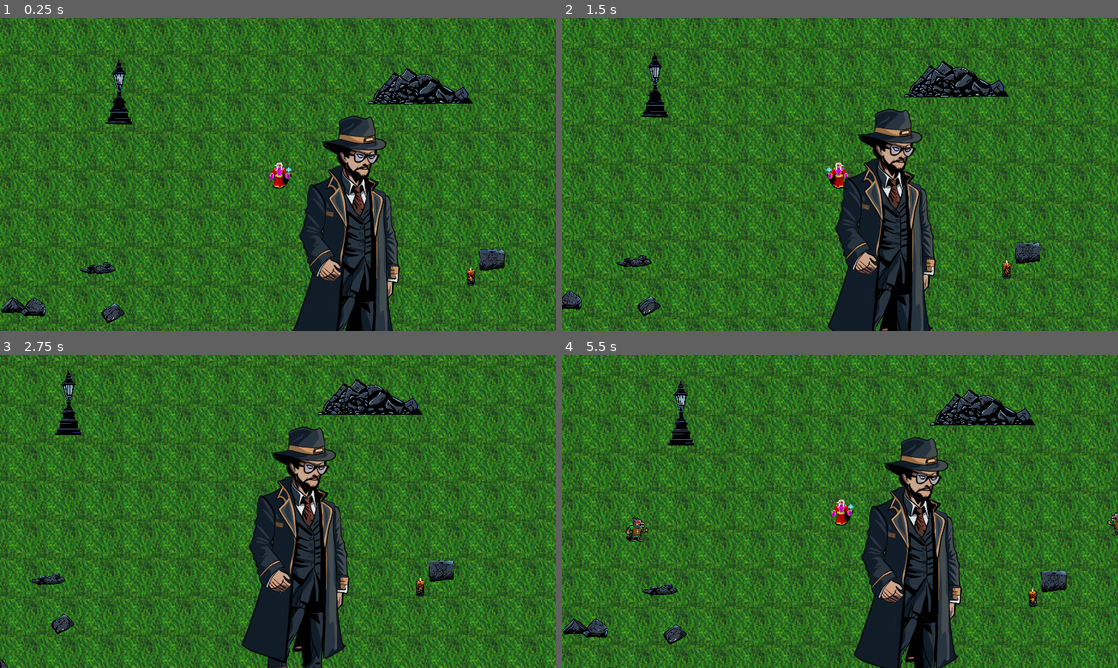
Above: before the commit, frames 1-4 (two rows, left to right).
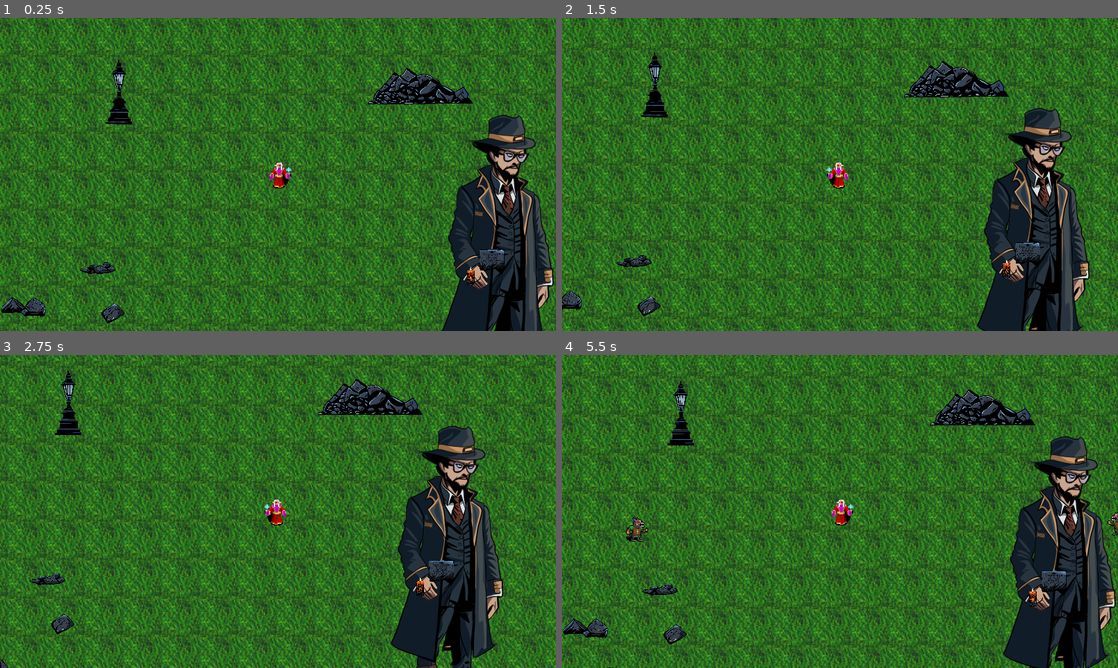
Above: after the commit, the same moments.

Repository: AGH-Code-Industry/monstrous-tide
Game: Godot game, scene res://Assets/World/world.tscn
Two runs of this game, one before a commit and one after it. Both use one fixed random seed, a clock stepped at 60 frames per second and the inputs below.
Inputs:
- Up to frame 1 (0.25 s): no input
- Up to frame 2 (1.5 s): tap Enter at 0.5 s; hold D (right) 0.53-1.28 s; hold S (down) from 1.28 s (still down)
- Up to frame 3 (2.75 s): release S (down) at 2.03 s; hold D (right) from 2.03 s (still down)
- Up to frame 4 (5.5 s): release D (right) at 2.78 s; hold W (up) 2.78-3.53 s; hold A (left) 3.53-5.03 s; hold S (down) from 5.03 s (still down)

The runs differ from the first frame. In frame 1, 18% of the frame differs, in the area x 52-100%, y 30-100%; in frame 2, 19%; in frame 3, 20%, in the area x 43-91%, y 22-100%; in frame 4, 20%.

Commit message:
Animation fixes

Diff:
--- a/Assets/Player/player.tscn
+++ b/Assets/Player/player.tscn
@@ -140,11 +140,23 @@
 "update": 0,
 "values": [-0.928585]
 }
+tracks/11/type = "value"
+tracks/11/imported = false
+tracks/11/enabled = true
+tracks/11/path = NodePath("Skeleton2D/Hip:position")
+tracks/11/interp = 1
+tracks/11/loop_wrap = true
+tracks/11/keys = {
+"times": PackedFloat32Array(0),
+"transitions": PackedFloat32Array(1),
+"update": 0,
+"values": [Vector2(808, 40)]
+}
 
 [sub_resource type="Animation" id="Animation_t58qq"]
 resource_name = "Walk"
 length = 6.0
-loop_mode = 1
+loop_mode = 2
 tracks/0/type = "value"
 tracks/0/imported = false
 tracks/0/enabled = true
@@ -372,6 +384,18 @@
 "transitions": PackedFloat32Array(1, 1, 1),
 "update": 0,
 "values": [-0.928585, -1.0472, -0.928585]
+}
+tracks/19/type = "value"
+tracks/19/imported = false
+tracks/19/enabled = true
+tracks/19/path = NodePath("Skeleton2D/Hip:position")
+tracks/19/interp = 1
+tracks/19/loop_wrap = true
+tracks/19/keys = {
+"times": PackedFloat32Array(0, 5.9),
+"transitions": PackedFloat32Array(1, 1),
+"update": 0,
+"values": [Vector2(608, 40), Vector2(912, 40)]
 }
 
 [sub_resource type="AnimationLibrary" id="AnimationLibrary_qa4wg"]
@@ -534,11 +558,10 @@
 internal_vertex_count = 4
 
 [node name="Skeleton2D" type="Skeleton2D" parent="."]
-visible = false
 position = Vector2(-528, 88)
 
 [node name="Hip" type="Bone2D" parent="Skeleton2D"]
-position = Vector2(636, 41)
+position = Vector2(808, 40)
 rotation = 1.54694
 scale = Vector2(1, 1.01538)
 rest = Transform2D(0.0238499, 0.999716, -1.01509, 0.0242167, 636, 41)
@@ -546,7 +569,6 @@
 [node name="Chest" type="Bone2D" parent="Skeleton2D/Hip"]
 position = Vector2(-17.0202, 0.583267)
 rotation = -3.12702
-scale = Vector2(1, 1)
 rest = Transform2D(-0.999894, -0.0145689, 0.0145689, -0.999894, -20.0182, 0.514832)
 
 [node name="Neck" type="Bone2D" parent="Skeleton2D/Hip/Chest"]
@@ -558,49 +580,43 @@
 [node name="Jaw" type="Bone2D" parent="Skeleton2D/Hip/Chest/Neck"]
 position = Vector2(17.7698, -6.12195)
 rotation = 0.392314
-scale = Vector2(1, 1)
 rest = Transform2D(0.924027, 0.382328, -0.382328, 0.924027, 17.7698, -6.12195)
 
 [node name="Head" type="Bone2D" parent="Skeleton2D/Hip/Chest/Neck/Jaw"]
 position = Vector2(18.6641, -0.00805664)
 rotation = -0.471935
-scale = Vector2(1, 1)
 rest = Transform2D(0.89069, -0.454611, 0.454611, 0.89069, 18.6641, -0.00805664)
 
-[node name="Arm_Right" type="Bone2D" parent="Skeleton2D/Hip/Chest/Neck"]
-position = Vector2(-8.1466, -53.6217)
-rotation = -2.83419
-scale = Vector2(1, 1)
-rest = Transform2D(-0.940756, -0.339084, 0.339084, -0.940756, -12.2673, -52.8106)
-
-[node name="Arrm_R" type="Bone2D" parent="Skeleton2D/Hip/Chest/Neck/Arm_Right"]
-position = Vector2(75.6503, -11.0855)
-rotation = -0.906536
-scale = Vector2(1, 1)
-rest = Transform2D(0.672717, -0.7399, 0.7399, 0.672717, 75.6503, -11.0855)
-
-[node name="Hend_Right" type="Bone2D" parent="Skeleton2D/Hip/Chest/Neck/Arm_Right/Arrm_R"]
-position = Vector2(66.0551, -10.6957)
-rotation = -0.637596
-scale = Vector2(1, 1)
-rest = Transform2D(0.871436, -0.490509, 0.490509, 0.871436, 66.0551, -10.6957)
-
 [node name="Arm_Left" type="Bone2D" parent="Skeleton2D/Hip/Chest/Neck"]
-position = Vector2(-15.2552, 62.8243)
-rotation = 2.55142
+position = Vector2(-16.1818, 62.6644)
+rotation = 2.4863
 scale = Vector2(1, 1)
 rest = Transform2D(-0.79287, 0.609391, -0.609391, -0.79287, -16.1818, 62.6644)
 
 [node name="Arm_L" type="Bone2D" parent="Skeleton2D/Hip/Chest/Neck/Arm_Left"]
-position = Vector2(58.9125, 17.706)
-rotation = 0.0647563
+position = Vector2(63.7005, 19.041)
 rest = Transform2D(1, 0, 0, 1, 63.7005, 19.041)
 
 [node name="Hend_Left" type="Bone2D" parent="Skeleton2D/Hip/Chest/Neck/Arm_Left/Arm_L"]
 position = Vector2(63.9507, 20.2573)
 rotation = 0.912659
+rest = Transform2D(0.611644, 0.791133, -0.791133, 0.611644, 63.9507, 20.2573)
+
+[node name="Arm_Right" type="Bone2D" parent="Skeleton2D/Hip/Chest/Neck"]
+position = Vector2(-12.2673, -52.8106)
+rotation = -2.79565
 scale = Vector2(1, 1)
-rest = Transform2D(0.611644, 0.791133, -0.791133, 0.611644, 63.9507, 20.2573)
+rest = Transform2D(-0.940756, -0.339084, 0.339084, -0.940756, -12.2673, -52.8106)
+
+[node name="Arrm_R" type="Bone2D" parent="Skeleton2D/Hip/Chest/Neck/Arm_Right"]
+position = Vector2(75.6503, -11.0855)
+rotation = -0.832922
+rest = Transform2D(0.672717, -0.7399, 0.7399, 0.672717, 75.6503, -11.0855)
+
+[node name="Hend_Right" type="Bone2D" parent="Skeleton2D/Hip/Chest/Neck/Arm_Right/Arrm_R"]
+position = Vector2(66.0551, -10.6957)
+rotation = -0.512674
+rest = Transform2D(0.871436, -0.490509, 0.490509, 0.871436, 66.0551, -10.6957)
 
 [node name="Leg_Right" type="Bone2D" parent="Skeleton2D/Hip"]
 position = Vector2(29.9418, 44.0494)
@@ -622,13 +638,11 @@
 
 [node name="Knee_Left" type="Bone2D" parent="Skeleton2D/Hip/Leg_Left"]
 position = Vector2(71.7887, 9.56769)
-scale = Vector2(1, 1)
 rest = Transform2D(1, 0, 0, 1, 71.7887, 9.56769)
 
 [node name="Foot_Left" type="Bone2D" parent="Skeleton2D/Hip/Leg_Left/Knee_Left"]
 position = Vector2(71.9795, 1.69116)
 rotation = -0.928585
-scale = Vector2(1, 1)
 rest = Transform2D(0.598967, -0.800773, 0.800773, 0.598967, 71.9795, 1.69116)
 
 [node name="Walk" type="AnimationPlayer" parent="."]
